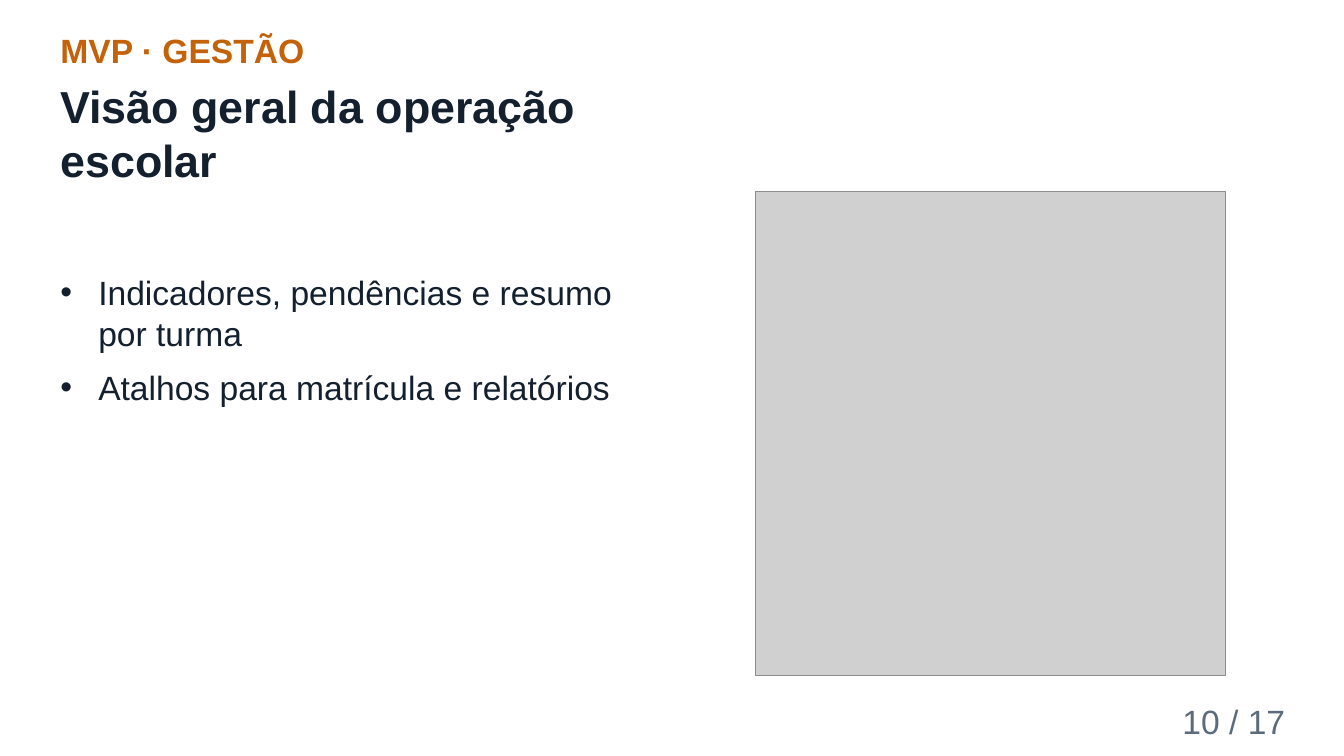
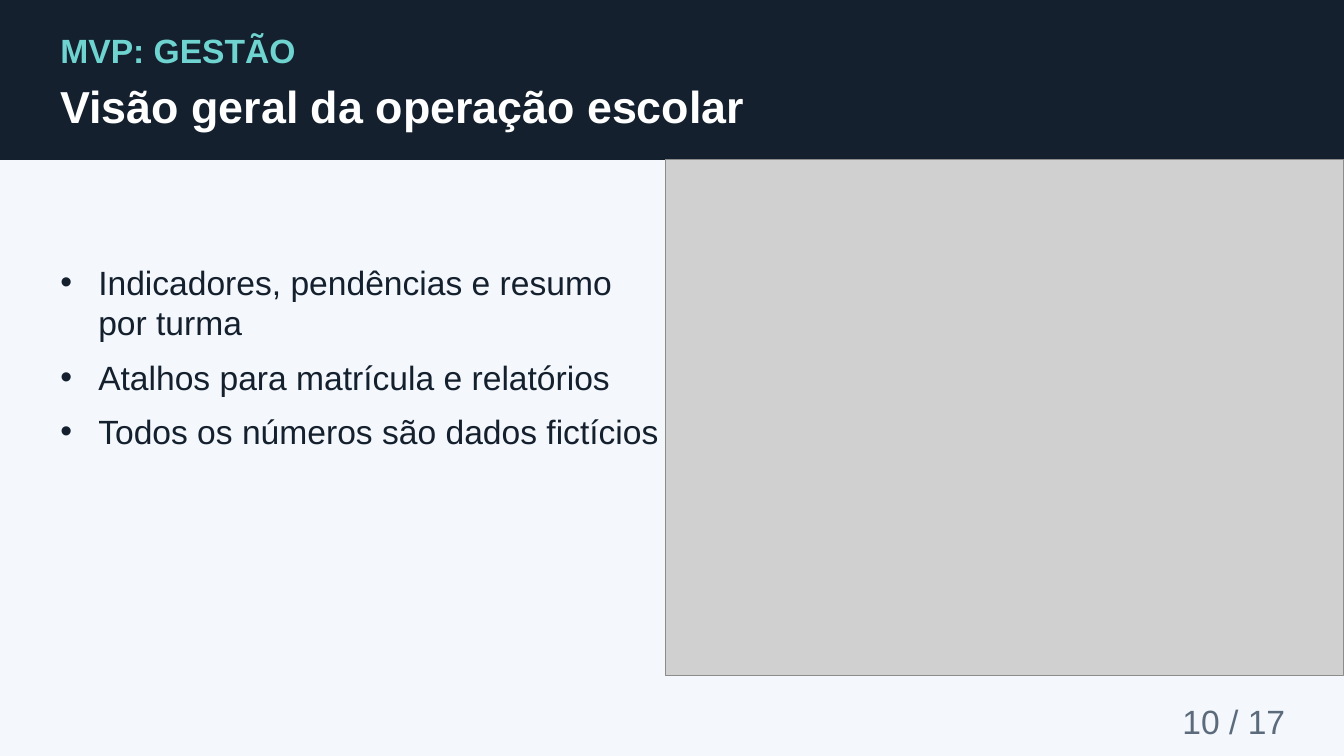
Before and after one commit to richaferreira/Safe_Student, a slide deck: slide 10 of slides/08_Apresentacao_Final_Safe_Student.pptx. Drawn at 1344x756 pixels with LibreOffice and Linux fonts; fonts in the diff are those of the drawing; grey boxes stand for pictures; background and template pictures are left out. Boxes give left, top, right and bottom in pixels: in the first picture for what was removed or moved away, otherwise in the second. Text is boxed around its words. In the diff, an @@ line names an element or a change of style, - is before the commit and + after.

```diff
--- a/slides/08_Apresentacao_Final_Safe_Student.pptx
+++ b/slides/08_Apresentacao_Final_Safe_Student.pptx
@@ background #FFFFFF to picture (left out) @@
@@ rectangle added at (0, 0, 1344, 159), fill #14202E, outline #14202E 1 pt @@
@@ text at (60, 36, 296, 64): text changed; text colour #C4620A to #6FD3D0 @@
-MVP · GESTÃO
+MVP: GESTÃO
@@ text "Visão geral da operação escolar" at (60, 90, 744, 132): text colour #14202E to #FFFFFF @@
@@ picture: place and size @@
-picture at (755, 192, 1225, 676)
+picture at (665, 159, 1344, 676)
@@ text "Indicadores, pendências e resumo por ...": place and size @@
-text "Indicadores, pendências e resumo por ..." at (98, 280, 612, 407)
+text "Indicadores, pendências e resumo por ..." at (98, 270, 658, 445)
@@ text at (98, 419, 658, 445): paragraph added @@
+• Todos os números são dados fictícios
```
Also in this commit, not shown: 16 other slides changed, 2 other files.
